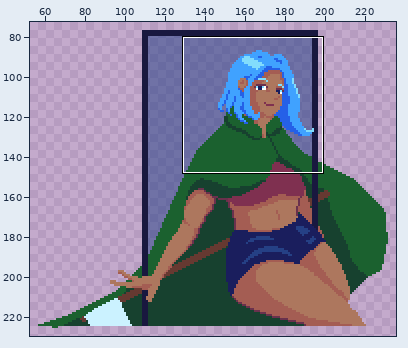
Pixel-art file, stored at ASeprite/MitchieGrande2.aseprite. The first picture is a wide view before the edit; the outline marks the close-up.
Close-up. Before the edit:
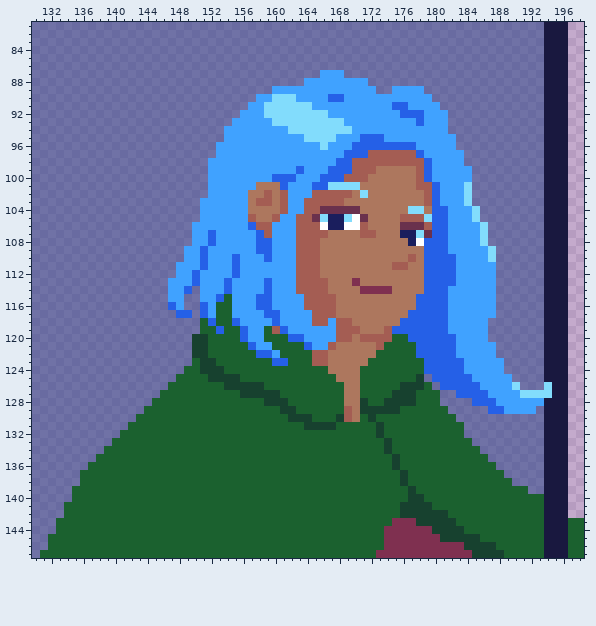
630x360 pixels, 1 frame. Shown: x 130..198, y 81..147. The wide view leaves out empty margins. The commit also changed other parts of the picture, which this record leaves out.
After the commit:
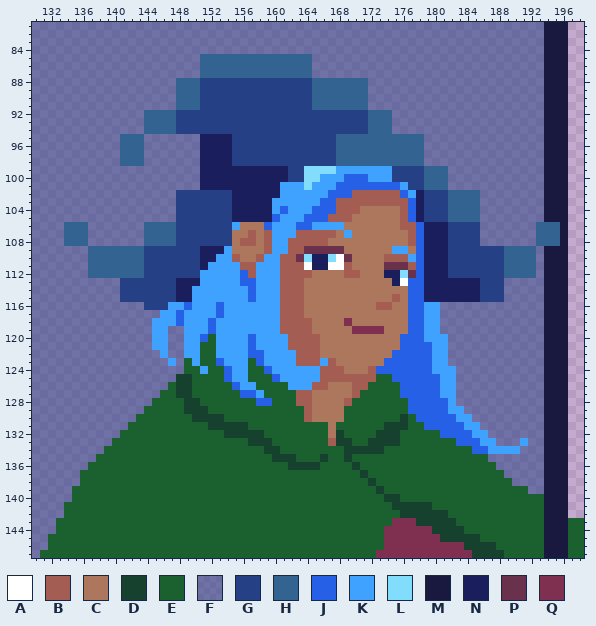
Palette (. is transparent): A #ffffff  B #a45d53  C #ad775e  D #17412f  E #1b612f  F #25408587  G #254085  H #336390  J #2560e7  K #40a2ff  L #82dcfc  M #19183f  N #1a1e5d  P #6a314d  Q #7f3050
Change:
layer "Layer 11" added
Changed rows in their new state; - is an unchanged pixel.
Layers "Layer 11", "Layer 8", "Layer 3":
first column x 134:
 85 -----------------HHHHHHHHHHHHHH-------------------------------
 86 -----------------HHHHHHHHHHHHHH-------------------------------
 87 -----------------HHHHHHHHHHHHHH-FFF---------------------------
 88 --------------HHHGGGGGGGGGGGGGGHHHHHHH------------------------
 89 --------------HHHGGGGGGGGGGGGGGHHHHHHHF--FFFF-----------------
 90 --------------HHHGGGGGGGGGGGGGGHHHHHHHFFFFFFFF----------------
 91 --------------HHHGGGGGGGGGGGGGGHHHHHHHFFFFFFFFF---------------
 92 ----------HHHHGGGGGGGGGGGGGGGGGGGGGGGGHHHFFFFFFF--------------
 93 ----------HHHHGGGGGGGGGGGGGGGGGGGGGGGGHHHFFFFFFF--------------
 94 ----------HHHHGGGGGGGGGGGGGGGGGGGGGGGGHHHFFFFFFF--------------
 95 -------HHH-------NNNNGGGGGGGGGGGGGHHHHHHHHHHHFFFF-------------
 96 -------HHH-------NNNNGGGGGGGGGGGGGHHHHHHHHHHHFFFF-------------
 97 -------HHH-------NNNNGGGGGGGGGGGGGHHHHHHHHHHHFFFFF------------
 98 -------HHH-------NNNNGGGGGGGGGGGGGHHHHHHHHHHHFFFFF------------
 99 -----------------NNNNNNNNNNNGGLLLLKKKKKKKGGGGHHHFFF-----------
100 -----------------NNNNNNNNNNNGGLLKKKJJJKKKGGGGHHHFFF-----------
101 -----------------NNNNNNNNNNK--LKKKJJJJJJJJKGGHHHFFF-----------
102 --------------GGGGGGGNNNNNNK---KKJJJBBBBBBJKNGGGHHHH----------
103 --------------GGGGGGGNNNNNKK--KKJJ-BBBBBBBBJNGGGHHHH----------
104 --------------GGGGGGGNNNNNKJ--KJJJBBB-----BJNGGGHHHH----------
105 --------------GGGGGGGNNNNNJ--KJJJBBBCC-----JNGGGHHHH----------
106 HHH-------HHHHGGGGGGG-CCCJ---JJKKKKCCC----BBJNNNGGGGF------HHH
107 HHH-------HHHHGGGGGGGCCBC--------B-K-CC---CBJNNNGGGGF------HHH
108 HHH-------HHHHGGGGGGGCBBCB--B---B----------BJNNNGGGGF------HHH
109 ---HHHHHHHGGGGGGGNNN-CCCCB--B-PPPPP------KK-JNNNGGGGGGGHHHH---
110 ---HHHHHHHGGGGGGGNN--BCCBK-BBPLNNLAP----BBBKJNNNGGGGGGGHHHH---
111 ---HHHHHHHGGGGGGGN---KBB---BB-ANNAAB----PPPBJNNNGGGGGGGHHHH---
112 ---HHHHHHHGGGGGGG----KJB---BB--C---BB---NNLPJNNNGGGGGGGHHHH---
113 -------GGGGGGGNNN---K-JJ-K-BB-CCC---C----NAJJNNNNNNNGGG-------
114 -------GGGGGGGNNK---K--J-K-BB-CCC----CCCC--JJNNNNNNNGGG-------
115 -------GGGGGGGNNK--KK--JKK-BBBCCCC-------B-J-NNNNNNNGGG-------
116 ----------GGGK-JKK-JK---KK-BBBCCCC-----BB--J-KKFFFFFFF--------
117 ------------KK-KKK-JK----KKBBBCCCC-----------KKFFFFFFF--------
118 -----------KKKJKKK-KKK----KBBBBCCCCQ------C--KKFFFFFF---------
119 -----------KK--KKKJKKKK--KKBBBBCCCCCQQQQCCC--KKFFFFFF---------
120 -----------KK--KKJ-KKKKJ-KKKBBBBCCCC-CCCCCJ--KKKFFFFF---------
121 -----------KK--KKE-KKKK---KKBBBBCC-----CCCJJ--KKFFFFFF--------
122 ------------K--KKE-KKKKJ-K-KKBB-C------CCJJJ--KKFFFFFF--------
123 -------------K-EKEEJKKK-JKKKKBB-KB----CCJJJJJ-KKFFFFFFF-------
124 -----------------KEEJKK--JKKKKKKBBB--CBJJJJJJ-KKKFFFFFF-------
125 --------------DD--EEJKK---JKKKKKBBBBBBB--JJJJJ-KKFFFFFFF------
126 --------------DD----EJKKE---KKKBBCC-BB----JJJJJKKFFFFFFFF---M-
127 --------------DD------JJKEE--BBCCCC-B----EJJJJJKKFFFFFFFFFFFM-
128 ---------------DD-------JJEE-BBCCCCBEE--EEEJJJJJK--FFFFFFFFF--
129 ---------------DDD---------EE-BCCCCEEEEEEE-JJJJJKK---FFFFFF---
130 ----------------DDDD--------EEBCCCCEE-E---D-JJJJJKK-----------
131 ------------------DDDDD-------EEEC-----EDDD--JJJJJKK----------
132 --------------------DDDDD--------CD-----DD-----JJJJKK---------
133 -----------------------DDD-------BDD--DD-D-------JJJKK---K----
134 -------------------------DD--------DDDDDE----------JJKKKK-----
135 --------------------------DDD---D--D-----E--------------------
136 ----------------------------DDDD----D----E--------------------
137 -------------------------------------D----E-------------------
138 --------------------------------------D---E-------------------
139 ---------------------------------------D---E------------------
140 ----------------------------------------DD-EE-----------------
141 -----------------------------------------D--------------------
Pixel boxes of the changes (left, top, right, bottom) in both close-ups:
changed: (64, 54, 560, 510)
